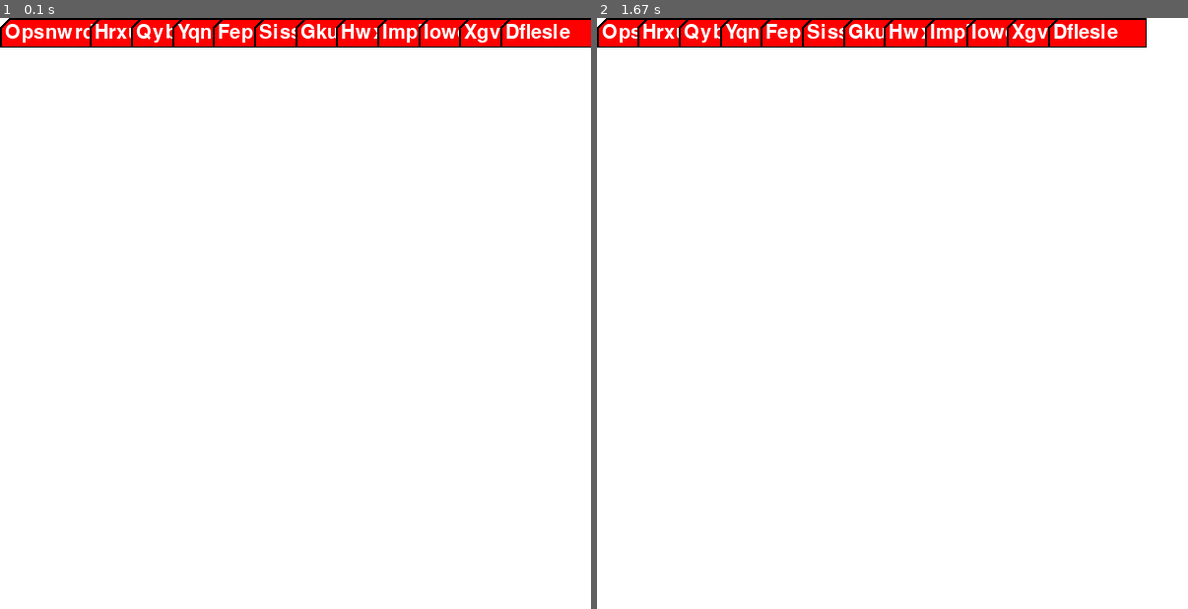
Above: before the commit, frames 1-2 (left to right).
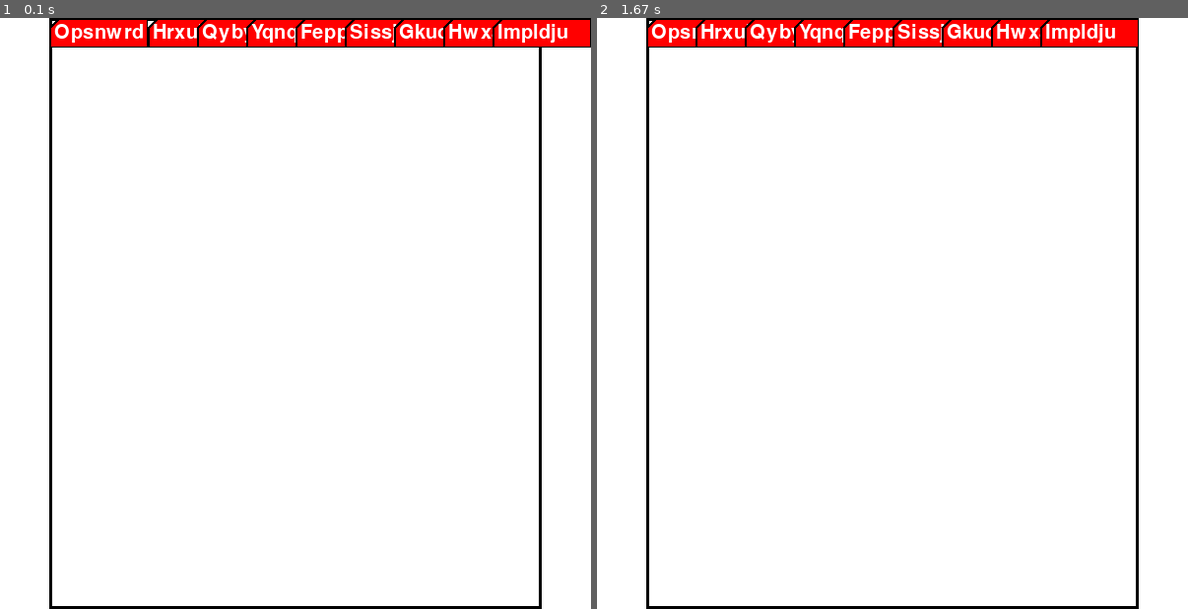
Above: after the commit, the same moments.

Repository: dannenberg/LIFDOFF
Game: pygame game, started from examples/CoolTabs/test.py
The game is run twice, just before and just after one commit, with the same random seed, the same clock (stepped at 60 frames per second) and the same inputs. The source is Python 2; it was converted automatically to run under Python 3.
Inputs (mouse positions are in pixels of both pictures, inside the frame that each line leads up to):
- Up to frame 1 (0.1 s): no input
- Up to frame 2 (1.67 s): click (892, 313) at 0.38 s

The runs differ from the first frame. In frame 1, 3.4% of the frame differs, in the area x 0-100%, y 0-100%; in frame 2, 3.3%.

Commit message:
Reworked tab-example a bit

Diff:
--- a/examples/CoolTabs/test.py
+++ b/examples/CoolTabs/test.py
@@ -6,7 +6,7 @@
 tabsize = (100, 30)
 screen = pygame.display.set_mode(size)
 done = False
-numtabs = 12
+numtabs = 9
 
 words = [''.join([random.choice(lowercase) for _ in xrange(7)]).title() for _ in xrange(numtabs)]
 tab_selected = None
@@ -26,10 +26,16 @@
 
 def redraw(screen):
     screen.fill((0xFF,0xFF,0xFF))
+    pygame.draw.rect(screen, (0,0,0), (tabsize[0]/2, 0, size[0]-tabsize[0], size[1]), 3)
     for i,x in enumerate(tabs):
-        bx = (i*(size[0]-tabsize[0]))/numtabs  # default loc
+        bx = (i*(size[0]-tabsize[0]*2))/(numtabs-1) + tabsize[0]/2  # default loc
         if mx is not None:
-            bx += min(tabsize[0]/2, max(-tabsize[0]/2, ((bx-mx)**3)/(size[0]-tabsize[0])))   # push away from the mouse
+            val = min(tabsize[0]/2, max(0, ((bx-mx)**3)/(size[0]-tabsize[0]*2)))   # push away from the mouse
+            if i==0:
+                val = min(val, 0)
+            if i==len(tabs)-1:
+                val = max(val, 0)
+            bx += val
         screen.blit(x, (bx,0))
 
 mx = 0
@@ -47,8 +53,9 @@
             done = True
         if event.type == pygame.MOUSEBUTTONDOWN:
             x,y = event.pos
-            if y <= tabsize[1]: # can skip this in the final code
-                redraw_tab((x*numtabs)/((size[0]-tabsize[0])), tabs, True) # inverse of bx's default loc in redraw
+            if y <= tabsize[1]: # can skip this check in the final code
+                i = min(numtabs-1, ((numtabs-1)*(x-tabsize[0]/2))/(size[0]-tabsize[0]*2))
+                redraw_tab(i, tabs, True) # inverse of bx's default loc in redraw
         if event.type == pygame.MOUSEMOTION:
             x,y = event.pos
             mx = None
